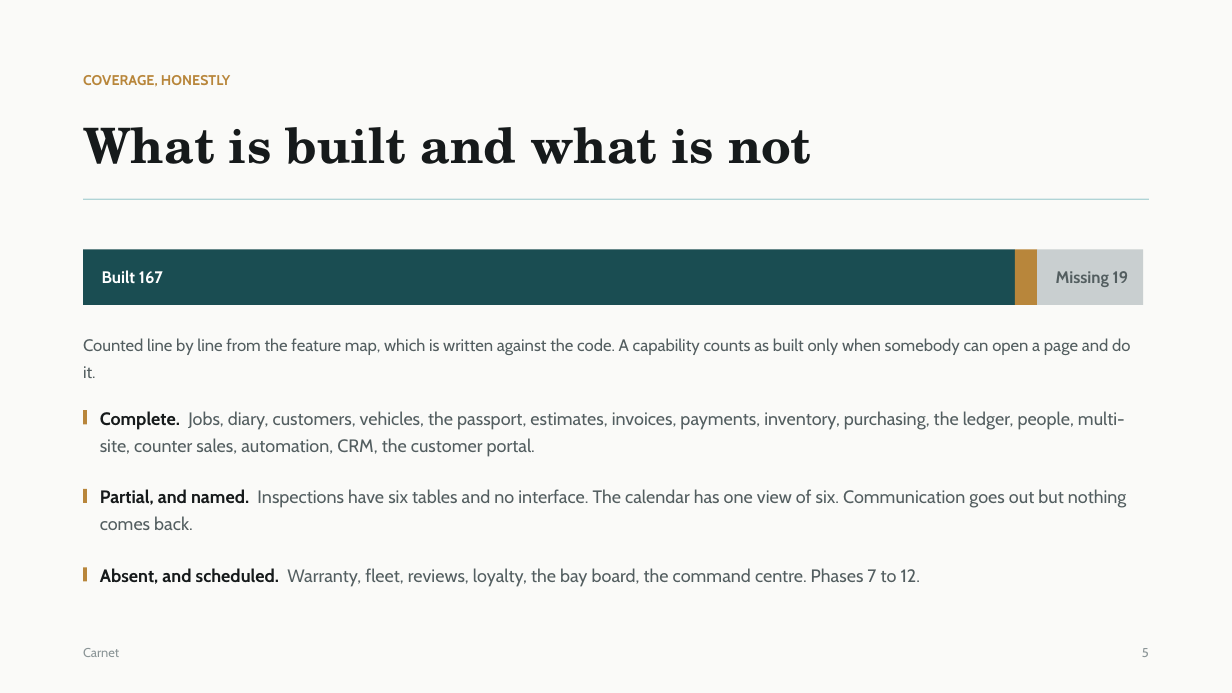
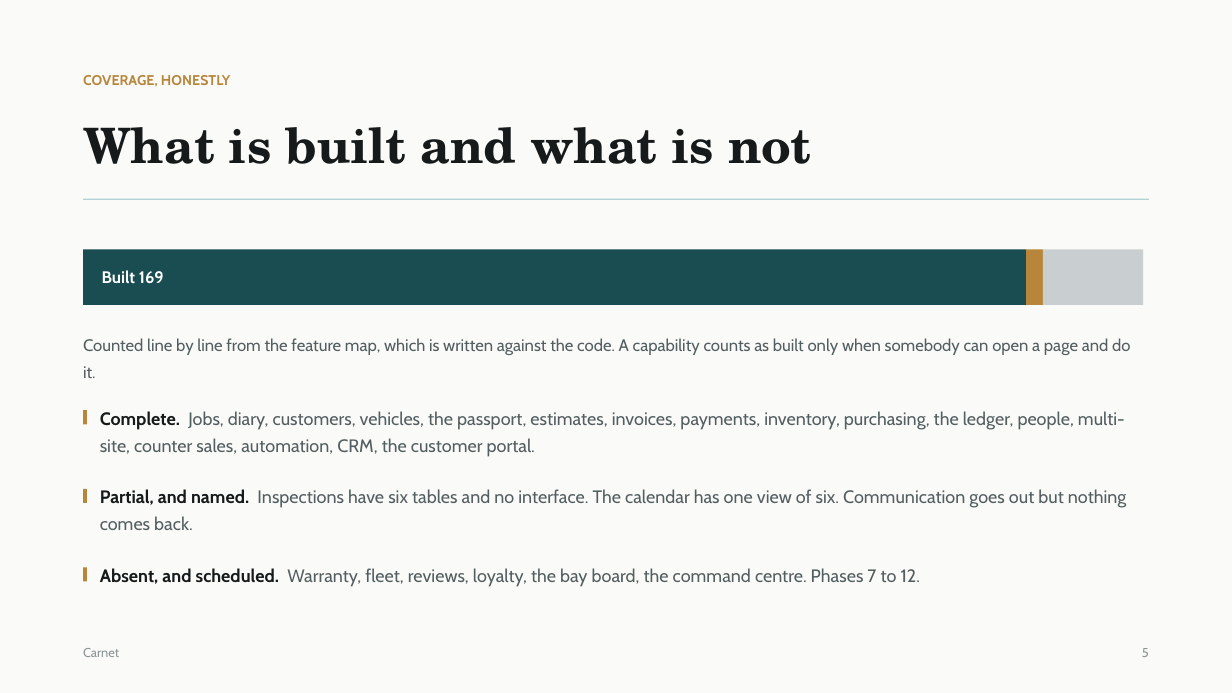
Before and after one commit to Amrwar/vehicle-memory, a slide deck: slide 6 of docs/Carnet-Presentation.pptx. Drawn at 1232x693 pixels with LibreOffice and Linux fonts; fonts in the diff are those of the drawing. Boxes give left, top, right and bottom in pixels: in the first picture for what was removed or moved away, otherwise in the second. Text is boxed around its words. In the diff, an @@ line names an element or a change of style, - is before the commit and + after.

```diff
--- a/docs/Carnet-Presentation.pptx
+++ b/docs/Carnet-Presentation.pptx
@@ rectangle: place and size @@
-rectangle at [83, 250, 1015, 305]
+rectangle at [83, 250, 1026, 305]
@@ rectangle: place and size @@
-rectangle at [1015, 250, 1037, 305]
+rectangle at [1026, 250, 1043, 305]
@@ rectangle: place and size @@
-rectangle at [1038, 250, 1144, 305]
+rectangle at [1043, 250, 1144, 305]
@@ text at [102, 270, 164, 284]: text changed @@
-Built 167
+Built 169
@@ text removed at [1056, 271, 1129, 287] @@
-Missing 19
```
Also in this commit, not shown: 1 other slide changed, 47 other files.
